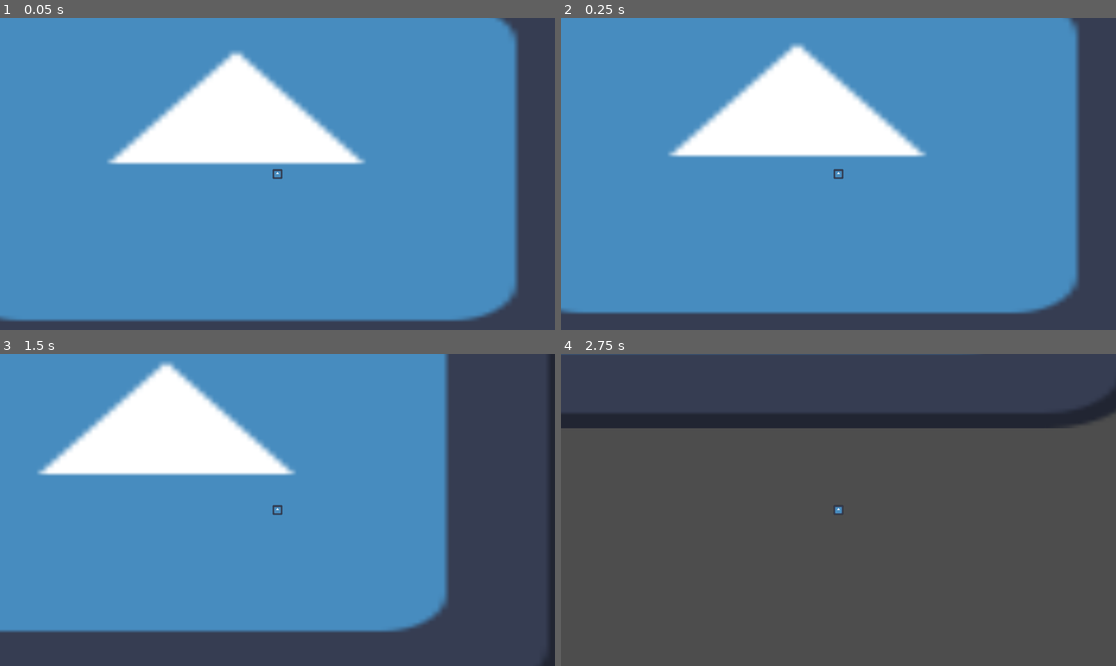
Above: before the commit, frames 1-4 (two rows, left to right).
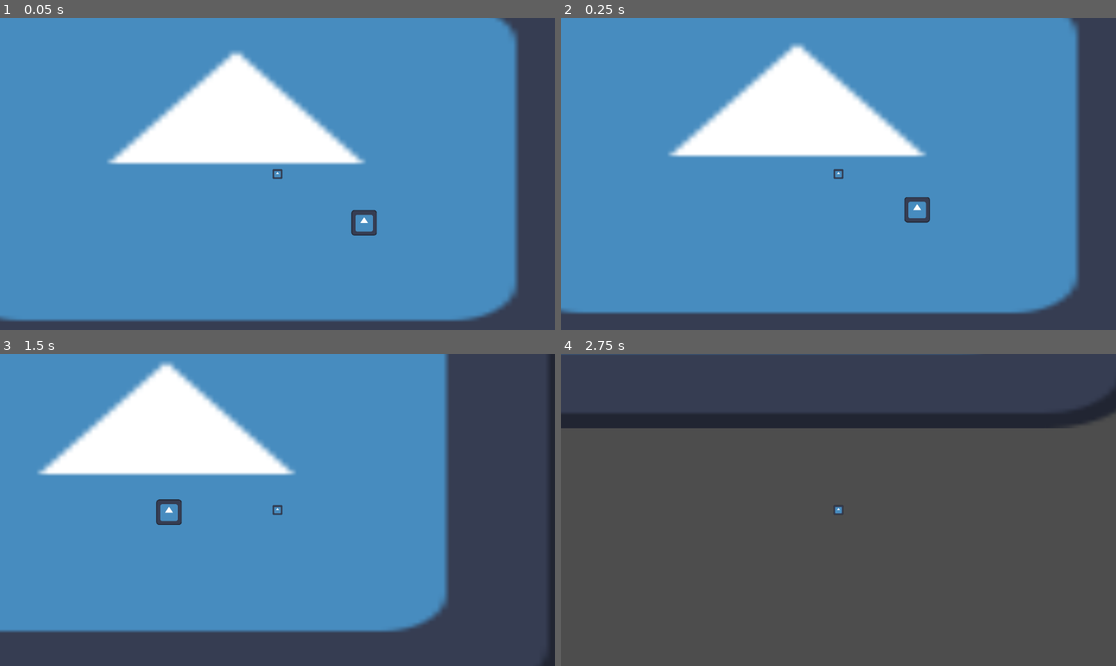
Above: after the commit, the same moments.

Repository: MstrMinecrafter/CSC486B-Prototype
Game: Godot game, scene res://root.tscn
The game is run twice, just before and just after one commit, with the same random seed, the same clock (stepped at 60 frames per second) and the same inputs. The engine's default icon, where the game draws it, is replaced by a stand-in: a white triangle on a blue panel in a dark square.
Inputs:
- Up to frame 1 (0.05 s): no input
- Up to frame 2 (0.25 s): no input
- Up to frame 3 (1.5 s): tap Enter (ui_accept) at 0.5, 0.77 s; hold Right (ui_right) from 0.53 s (still down)
- Up to frame 4 (2.75 s): tap Enter (ui_accept) at 1.52 s; release Right (ui_right) at 2.03 s; hold Left (ui_left) from 2.03 s (still down)

The runs differ from the first frame. In frame 1, 0.2% of the frame differs, in the area x 63-68%, y 61-70%; in frame 2, 0.2%, in the area x 61-67%, y 57-66%; in frame 3, 0.2%; in frame 4, nothing differs.

Commit message:
Made functional kitten

Diff:
--- a/csc-486b-prototype/02_Levels/Level.tscn
+++ b/csc-486b-prototype/02_Levels/Level.tscn
@@ -5,6 +5,13 @@
 [ext_resource type="PackedScene" uid="uid://iw0usquwya8u" path="res://03_Environment/wall.tscn" id="3_m3clv"]
 [ext_resource type="PackedScene" uid="uid://rrgylns62haf" path="res://04_Animals/Player.tscn" id="4_mxnmf"]
 [ext_resource type="PackedScene" uid="uid://d18ljrvjjr1gc" path="res://03_Environment/obstacle.tscn" id="5_4eo0i"]
+[ext_resource type="PackedScene" uid="uid://drbv26fbcjkxy" path="res://04_Animals/kitten.tscn" id="6_33871"]
+
+[sub_resource type="Curve2D" id="Curve2D_c5kom"]
+_data = {
+"points": PackedVector2Array(0, 0, 0, 0, 352.6038, 135.24527, 0, 0, 0, 0, -202.86792, 152.15094, 0, 0, 0, 0, 57.96225, -91.773605)
+}
+point_count = 3
 
 [sub_resource type="RectangleShape2D" id="RectangleShape2D_65sm4"]
 size = Vector2(29, 30)
@@ -36,6 +43,10 @@
 [node name="Obstacle2" parent="Foreground" unique_id=921351730 instance=ExtResource("5_4eo0i")]
 position = Vector2(-275, 179)
 
+[node name="Kitten" parent="Foreground" unique_id=243337083 instance=ExtResource("6_33871")]
+position = Vector2(209, 120)
+curve = SubResource("Curve2D_c5kom")
+
 [node name="Entrance" type="Marker2D" parent="." unique_id=2121061980]
 position = Vector2(171, 74)
 
--- /dev/null
+++ b/csc-486b-prototype/04_Animals/kitten.gd
@@ -0,0 +1,17 @@
+extends Path2D
+
+@export var speed: float
+@onready var pathfollow2d: PathFollow2D = $PathFollow2d
+# Called when the node enters the scene tree for the first time.
+func _ready() -> void:
+	pass # Replace with function body.
+
+
+# Called every frame. 'delta' is the elapsed time since the previous frame.
+func _process(delta: float) -> void:
+	var new_prog_ratio = pathfollow2d.progress_ratio + speed * delta / curve.get_baked_length()
+	if new_prog_ratio >= 1:
+		get_parent().remove_child(self)
+		queue_free()
+	else:
+		pathfollow2d.progress_ratio = new_prog_ratio
--- /dev/null
+++ b/csc-486b-prototype/04_Animals/kitten.tscn
@@ -0,0 +1,24 @@
+[gd_scene format=3 uid="uid://drbv26fbcjkxy"]
+
+[ext_resource type="Texture2D" uid="uid://d4h1pa8wv1lel" path="res://icon.svg" id="1_4pbc8"]
+[ext_resource type="Script" uid="uid://dmfmay8nqq0dq" path="res://04_Animals/kitten.gd" id="2_13vmp"]
+
+[sub_resource type="Curve2D" id="Curve2D_13vmp"]
+_data = {
+"points": PackedVector2Array(0, 0, 0, 0, 166.64151, -45.886795, 0, 0, 0, 0, -246.33963, 0, 0, 0, 0, 0, -9.6603775, -185.96227)
+}
+point_count = 3
+
+[node name="Kitten" type="Path2D" unique_id=243337083]
+scale = Vector2(0.4140625, 0.4140625)
+curve = SubResource("Curve2D_13vmp")
+script = ExtResource("2_13vmp")
+speed = 200.0
+
+[node name="PathFollow2d" type="PathFollow2D" parent="." unique_id=1097182843]
+position = Vector2(166.64151, -45.886795)
+rotates = false
+loop = false
+
+[node name="Sprite2D" type="Sprite2D" parent="PathFollow2d" unique_id=79664581]
+texture = ExtResource("1_4pbc8")
Not shown, added: csc-486b-prototype/00_Assets/character_sprites/cat_spritesheet.png.import
Not shown, added: csc-486b-prototype/04_Animals/kitten.gd.uid
